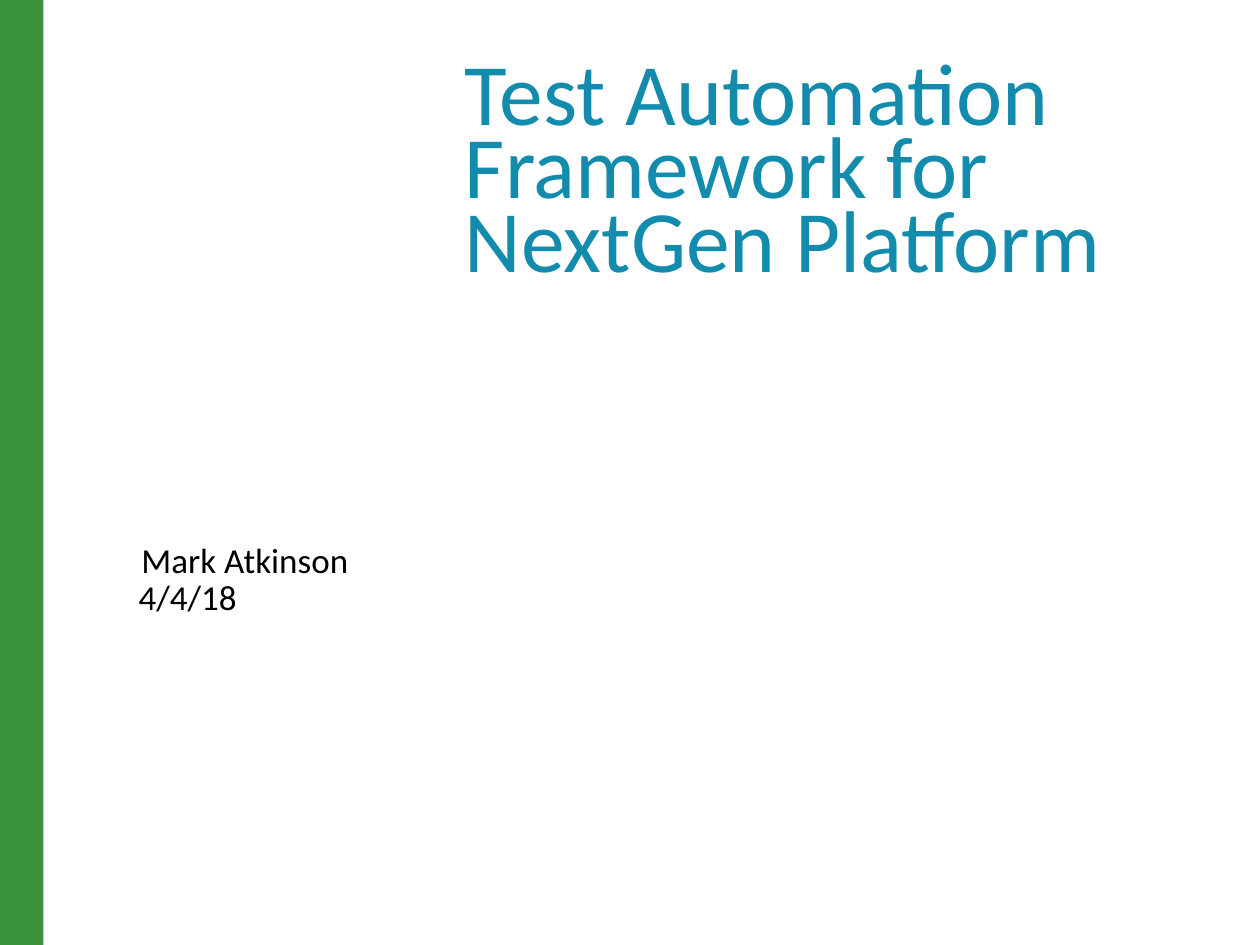
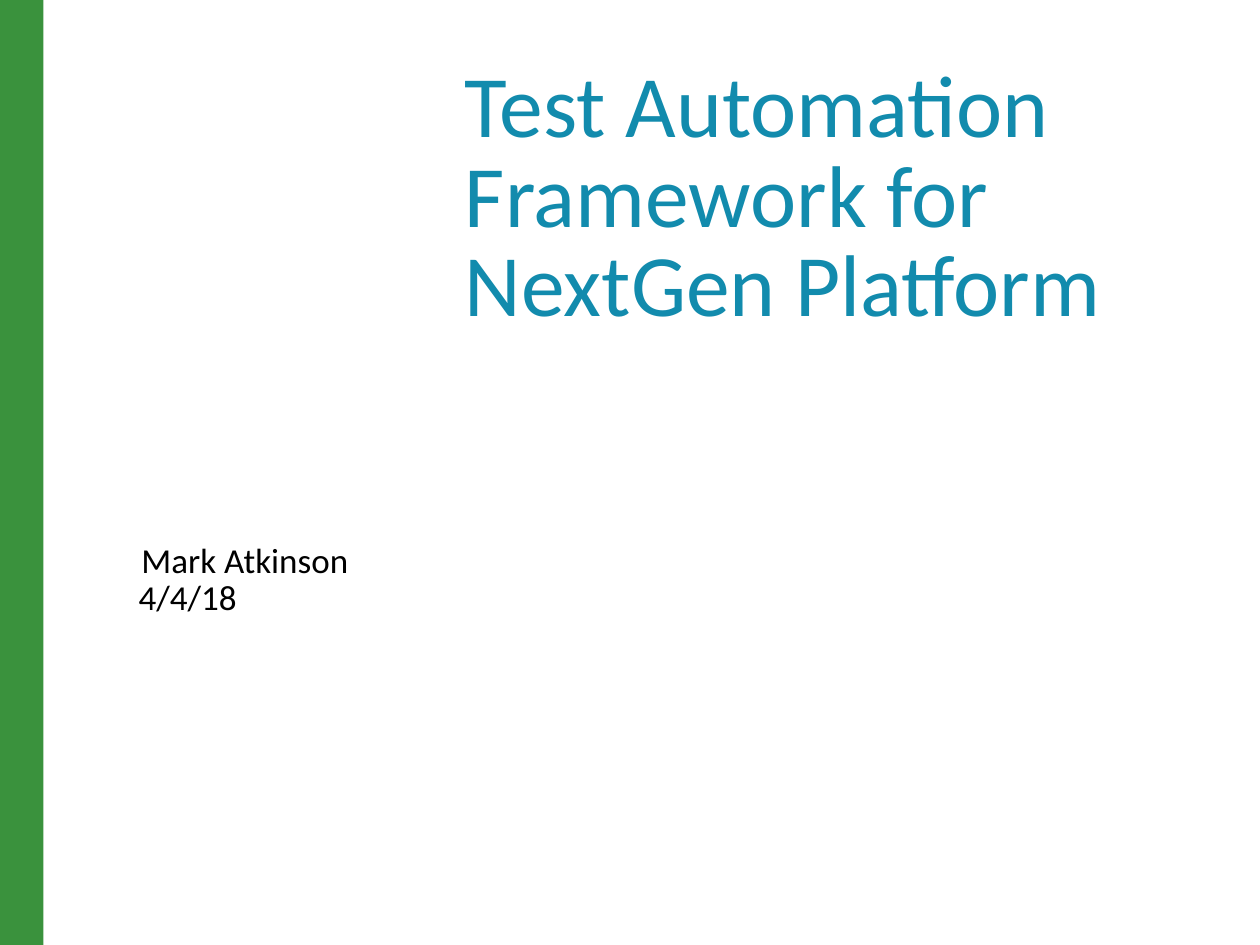
Before and after one commit to raghav9329/mainProf, a slide deck: slide 1 of CurrentWork_Delta/CX_StrategyPowerPoint.pptx. Drawn at 1260x945 pixels with LibreOffice and Linux fonts; fonts in the diff are those of the drawing; background and template pictures are left out. Boxes give left, top, right and bottom in pixels: in the first picture for what was removed or moved away, otherwise in the second. Text is boxed around its words. In the diff, an @@ line names an element or a change of style, - is before the commit and + after.

```diff
--- a/CurrentWork_Delta/CX_StrategyPowerPoint.pptx
+++ b/CurrentWork_Delta/CX_StrategyPowerPoint.pptx
@@ text "Test Automation Framework for" at (465,76,1100,317): line spacing 0.7 to 0.85 @@
```
Also in this commit, not shown: 5 other slides changed, 3 other files.
